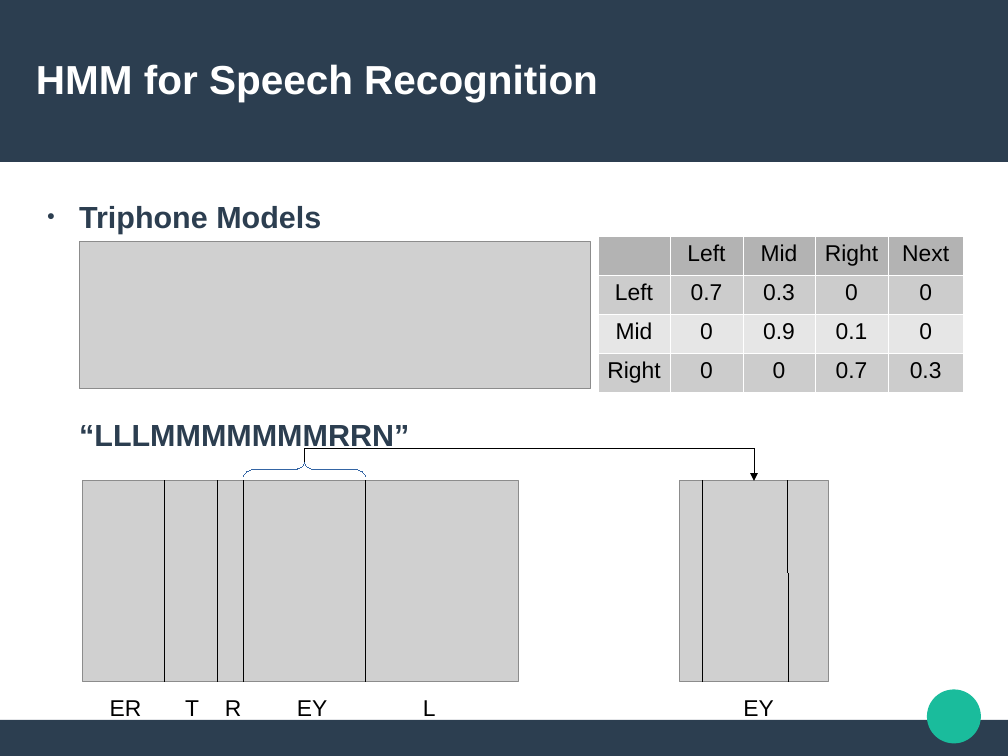
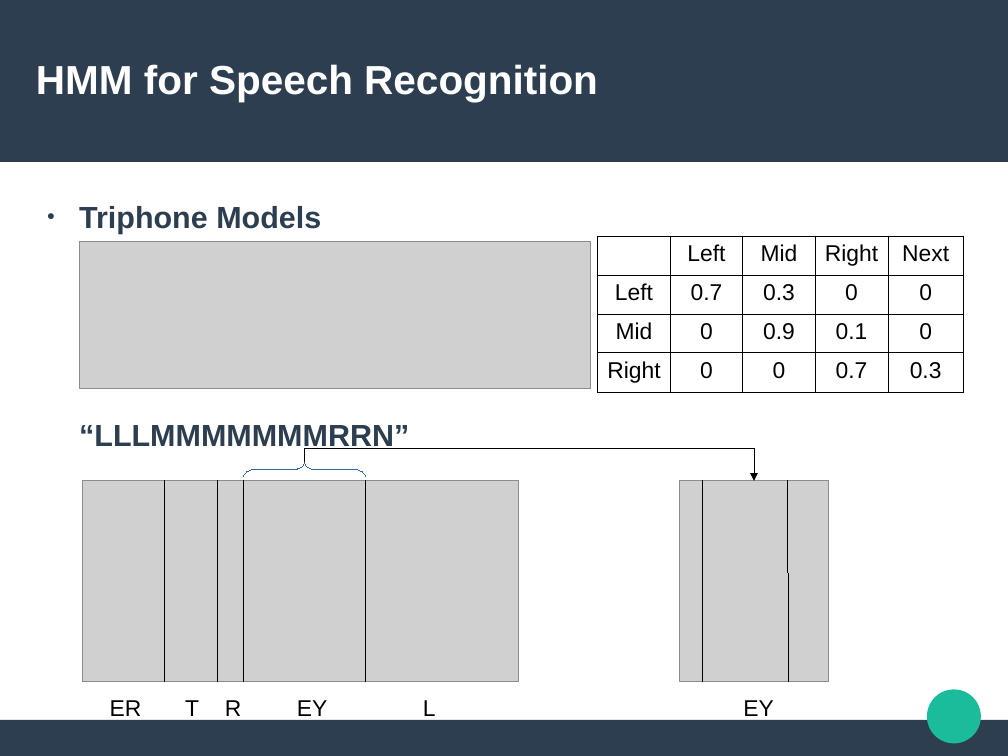
Before and after one commit to Sleepwalking/hmm-workshop, a slide deck: slide 20 of slides.odp (slide 14 before the commit). Drawn at 1008x756 pixels with LibreOffice and Linux fonts; fonts in the diff are those of the drawing; grey boxes stand for pictures. Boxes give left, top, right and bottom in pixels: in the first picture for what was removed or moved away, otherwise in the second. Text is boxed around its words. In the diff, an @@ line names an element or a change of style, - is before the commit and + after.

```diff
--- a/slides.odp
+++ b/slides.odp
@@ table at (x1=598, y1=236, x2=963, y2=391) @@
@@ fill #B3B3B3 to none in 4 cells @@
@@ fill #CCCCCC to none in 10 cells @@
@@ fill #E6E6E6 to none in row 3 @@
@@ borders changed @@
```
Also in this commit, not shown: 6 slides added, 2 other files.
